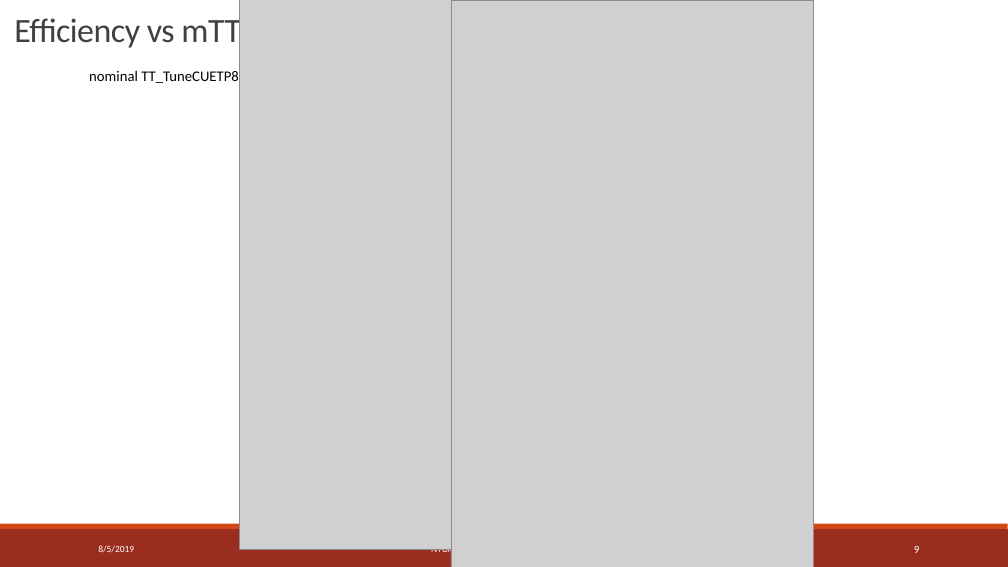
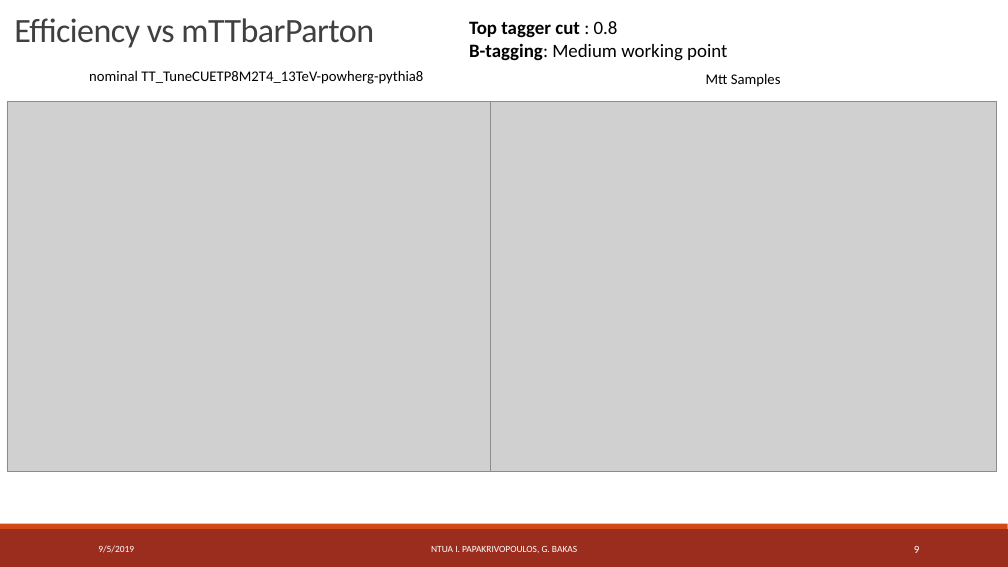
Before and after one commit to georgebakas/HEP-NTUA, a slide deck: slide 9 of Documents for Progress/StatusReport_Eff_SignalOverBkg_AllMVA_allbtag_09_05_19.pptx. Drawn at 1008x567 pixels with LibreOffice and Linux fonts; fonts in the diff are those of the drawing; grey boxes stand for pictures. Boxes give left, top, right and bottom in pixels: in the first picture for what was removed or moved away, otherwise in the second. Text is boxed around its words. In the diff, an @@ line names an element or a change of style, - is before the commit and + after.

Commit message:
Update

```diff
--- a/Documents for Progress/StatusReport_Eff_SignalOverBkg_AllMVA_allbtag_09_05_19.pptx
+++ b/Documents for Progress/StatusReport_Eff_SignalOverBkg_AllMVA_allbtag_09_05_19.pptx
@@ text added at box(469, 21, 727, 61), 18 pt, text #000000 @@
+Top tagger cut : 0.8
+B-tagging: Medium working point
@@ text added at box(706, 73, 781, 87), 14 pt, text #000000 @@
+Mtt Samples
@@ picture: place and size @@
-picture at box(240, 0, 603, 549)
+picture at box(7, 102, 513, 472)
@@ picture: place and size @@
-picture at box(451, 0, 814, 567)
+picture at box(491, 102, 997, 472)
```
Also in this commit, not shown: 14 other slides changed, 5 slides added.
